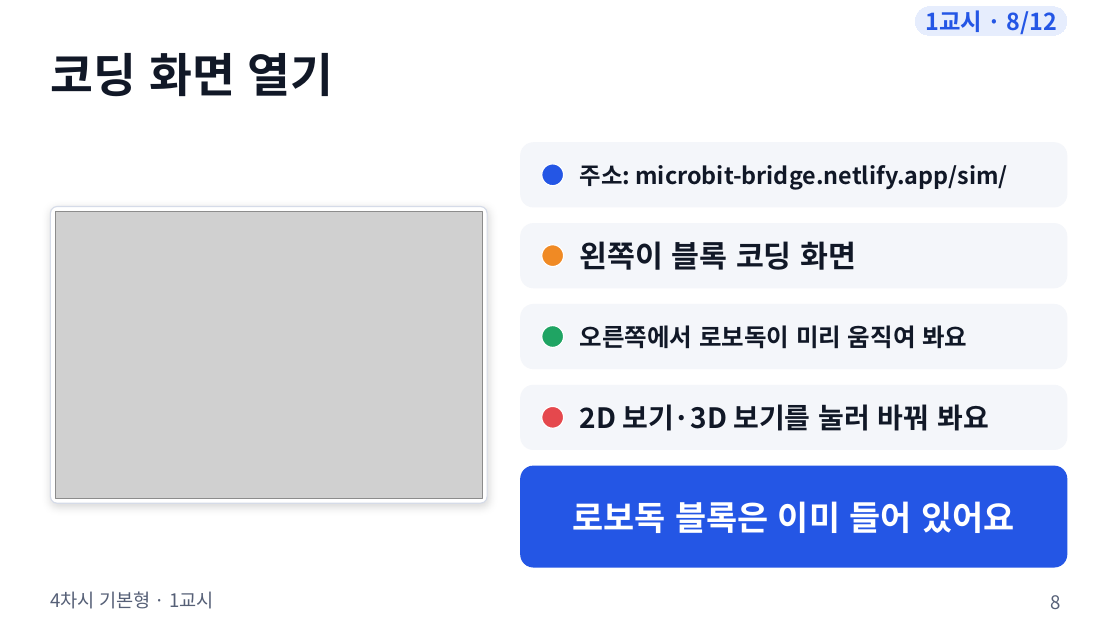
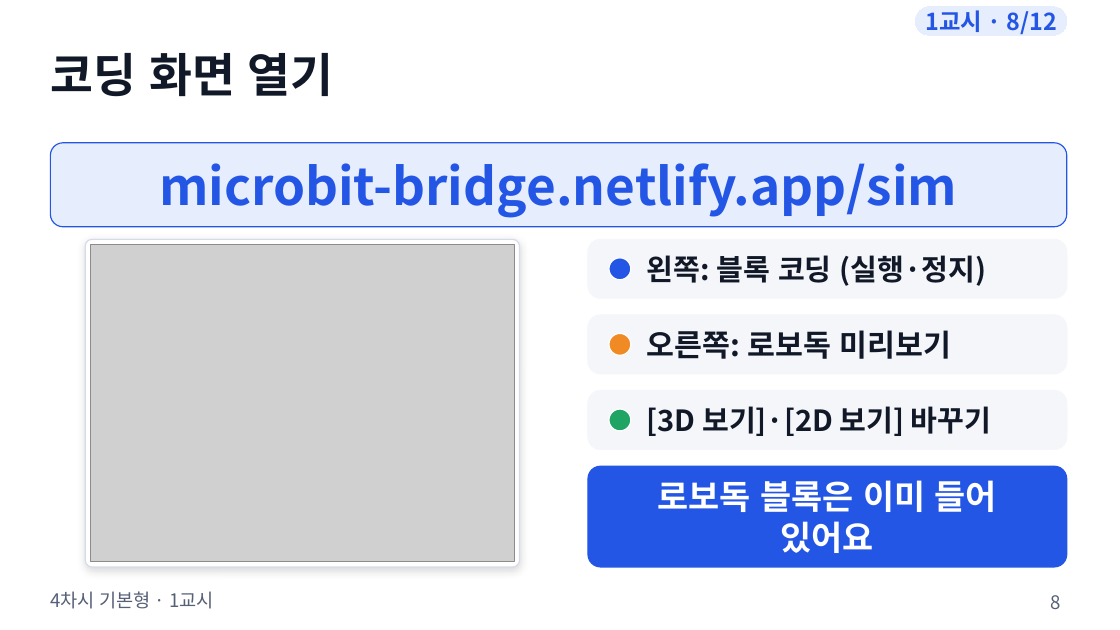
Before and after one commit to boundaryx01-uniquelife/microbit, a slide deck: slide 8 of materials/4차시_기본형/4차시_수업슬라이드.pptx. Drawn at 1120x630 pixels with LibreOffice and Linux fonts; fonts in the diff are those of the drawing; grey boxes stand for pictures. Boxes give left, top, right and bottom in pixels: in the first picture for what was removed or moved away, otherwise in the second. Text is boxed around its words. In the diff, an @@ line names an element or a change of style, - is before the commit and + after.

```diff
--- a/materials/4차시_기본형/4차시_수업슬라이드.pptx
+++ b/materials/4차시_기본형/4차시_수업슬라이드.pptx
@@ rounded rectangle added at bbox=[50, 143, 1067, 227], fill #E6EDFD, outline #2456E5 1 pt @@
@@ rounded rectangle removed at bbox=[521, 143, 1067, 207] @@
@@ text at bbox=[159, 163, 957, 218]: text changed; size 20 to 44 pt; text colour #111827 to #2456E5 @@
-주소: microbit-bridge.netlify.app/sim/
+microbit-bridge.netlify.app/sim
@@ ellipse removed at bbox=[542, 164, 564, 186] @@
@@ proportions changed in 4 elements at bbox=[588, 391, 1067, 450], bbox=[588, 315, 1067, 374], bbox=[588, 239, 1067, 298], bbox=[85, 239, 519, 567] @@
@@ rounded rectangle: place and size @@
-rounded rectangle at bbox=[50, 207, 487, 503]
+rounded rectangle at bbox=[85, 239, 519, 567]
@@ rounded rectangle: place and size @@
-rounded rectangle at bbox=[521, 223, 1067, 287]
+rounded rectangle at bbox=[588, 239, 1067, 298]
@@ picture: place and size @@
-picture at bbox=[55, 212, 482, 498]
+picture at bbox=[90, 245, 514, 562]
@@ ellipse: place and size @@
-ellipse at bbox=[542, 245, 564, 266]
+ellipse at bbox=[609, 258, 631, 280]
@@ ellipse at bbox=[609, 258, 631, 280]: fill #F08A24 to #2456E5 @@
@@ text at bbox=[647, 255, 986, 286]: text changed; size 26 to 25 pt @@
-왼쪽이 블록 코딩 화면
+왼쪽: 블록 코딩 (실행·정지)
@@ rounded rectangle: place and size @@
-rounded rectangle at bbox=[521, 304, 1067, 368]
+rounded rectangle at bbox=[588, 315, 1067, 374]
@@ ellipse: place and size @@
-ellipse at bbox=[542, 326, 564, 348]
+ellipse at bbox=[609, 334, 631, 355]
@@ ellipse at bbox=[609, 334, 631, 355]: fill #1FA463 to #F08A24 @@
@@ text at bbox=[647, 330, 952, 359]: text changed; size 21 to 26 pt @@
-오른쪽에서 로보독이 미리 움직여 봐요
+오른쪽: 로보독 미리보기
@@ rounded rectangle: place and size @@
-rounded rectangle at bbox=[521, 386, 1067, 450]
+rounded rectangle at bbox=[588, 391, 1067, 450]
@@ ellipse: place and size @@
-ellipse at bbox=[542, 407, 564, 429]
+ellipse at bbox=[609, 409, 631, 431]
@@ ellipse at bbox=[609, 409, 631, 431]: fill #E5484D to #1FA463 @@
@@ text at bbox=[647, 406, 991, 436]: text changed; size 24 to 25 pt @@
-2D 보기·3D 보기를 눌러 바꿔 봐요
+[3D 보기]·[2D 보기] 바꾸기
@@ rounded rectangle: place and size @@
-rounded rectangle at bbox=[521, 466, 1067, 567]
+rounded rectangle at bbox=[588, 466, 1067, 567]
@@ text "로보독 블록은 이미 들어 있어요" rewrapped from bbox=[572, 501, 1014, 533] to bbox=[657, 480, 997, 553] @@
```
Also in this commit, not shown: 3 other slides changed, 11 other files.
